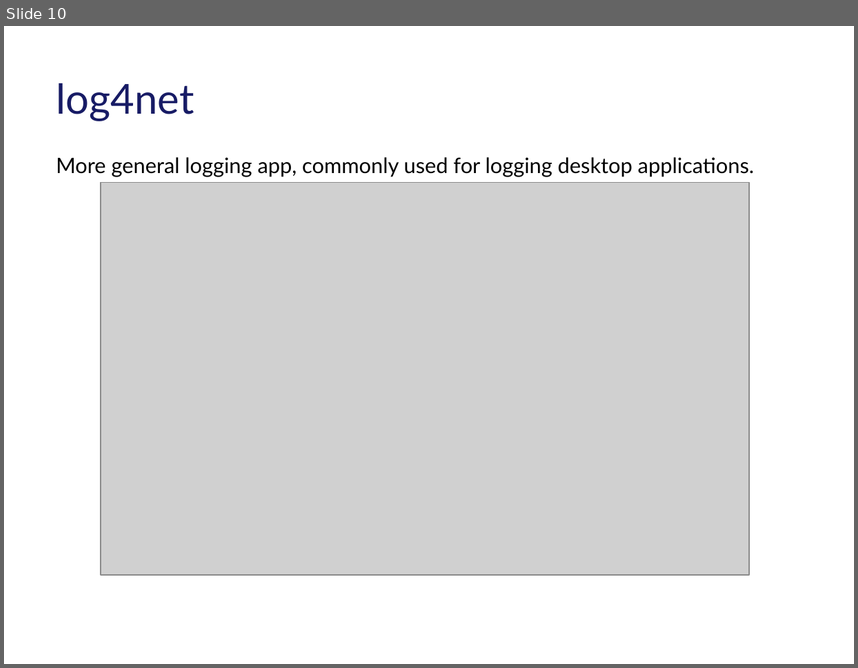
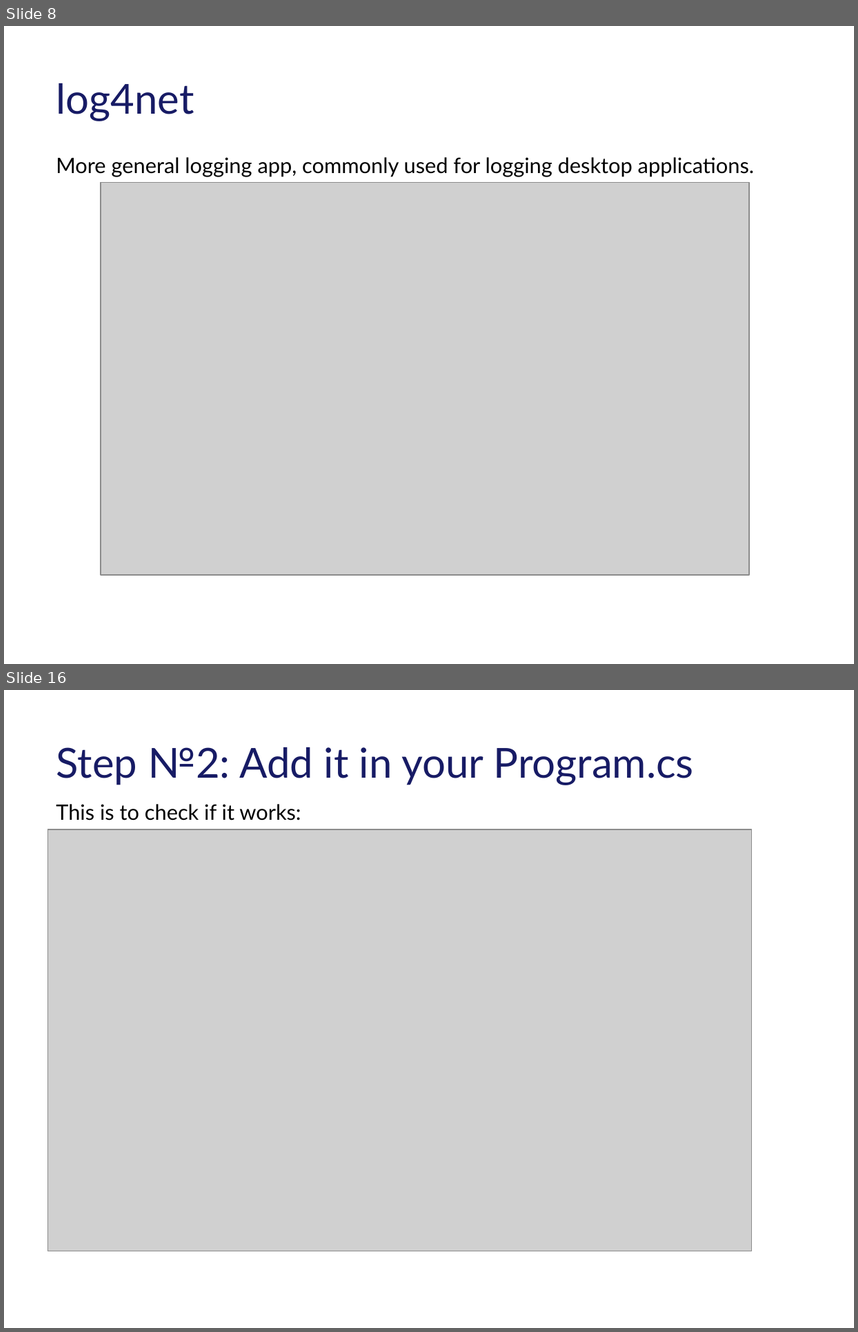
Before and after one commit to tarasiscom/Lv-273, a slide deck: education/Exception_Handling_In_Core_Puhach_Ivan.pptx. Shown one above the other, each under a label of ours: slide 10 before the commit, slides 8 and 16 after it; the slides between them are not shown. The pictures are 858x668 and 858x1332 pixels, drawn with LibreOffice and Linux fonts; fonts in the diff are those of the drawing; grey boxes stand for pictures; background and template pictures are left out. Boxes give left, top, right and bottom in pixels: in the first picture for what was removed or moved away, otherwise in the second. Text is boxed around its words. In the diff, an @@ line names an element or a change of style, - is before the commit and + after.

```diff
--- a/education/Exception_Handling_In_Core_Puhach_Ivan.pptx
+++ b/education/Exception_Handling_In_Core_Puhach_Ivan.pptx
@@ slide 16 added at (4, 690, 854, 1328), background #FFFFFF @@
@@ title added at (56, 747, 694, 785), 35 pt, text #171B65 @@
+Step №2: Add it in your Program.cs
@@ text added at (56, 804, 301, 820), 18 pt, text #000000 @@
+This is to check if it works:
@@ picture added at (47, 829, 751, 1250) @@
@@ what was slide 10 is now slide 8 @@
```
Also in this commit, not shown: 2 slides changed, 8 other slides added, 2 slides removed.
